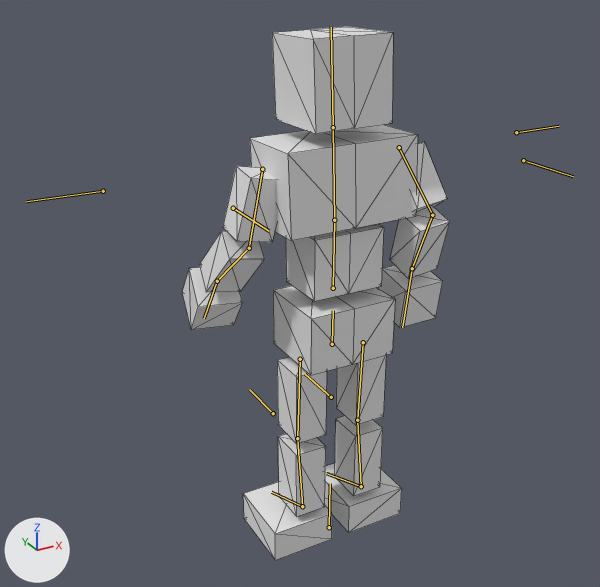
An edit to the glTF model BrowserGame/public/models/animateblend2.glb, drawn before and after from the same camera.
Rendered twice from a camera (50 mm lens) standing at (-10.13, -16.65, 11.14) and looking at (-0.41, 1.02, 2.3). The axes (+X, +Y, +Z) are drawn at lower left. The lights are the same throughout. Both versions are drawn at frame 4 of the action 'chest.walk'; the numbers are the values there. The bones that bend it are drawn over the model as lines. Mesh edges are drawn as thin lines.

The first picture shows '立方体'.
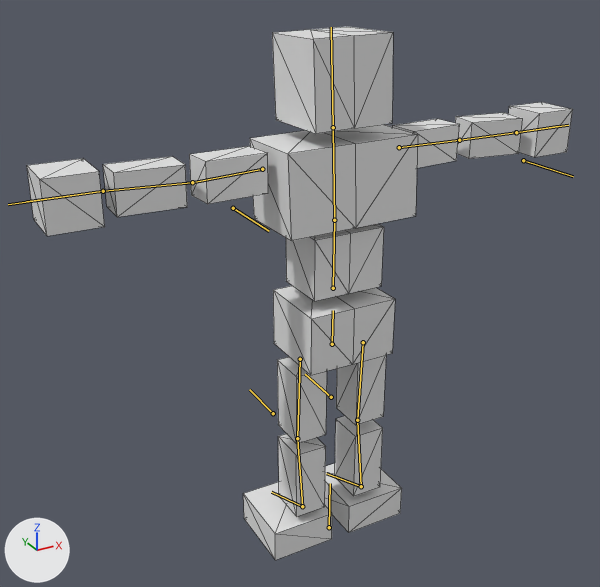
Where the change shows, as pixel boxes [x1, y1, x2, y2] in the pictures (600 x 587 px):
'立方体', posed (103% wider): before [182, 27, 450, 560]; after [27, 27, 573, 560]
bone 'upper arm.R', root to tip: before (262, 169) to (249, 248); after (262, 169) to (192, 182)
bone 'forearm.R', root to tip: before (249, 248) to (217, 281); after (192, 182) to (103, 191)
bone 'hand.R', root to tip: before (217, 281) to (204, 318); after (103, 191) to (8, 204)
bone 'upper arm.L', root to tip: before (399, 147) to (432, 215); after (399, 147) to (459, 140)
bone 'forearm.L', root to tip: before (432, 215) to (412, 268); after (459, 140) to (516, 132)
bone 'hand.L', root to tip: before (412, 268) to (402, 327); after (516, 132) to (568, 125)

What the commit changed:
Bone 'upper arm.R' (bone_upper_arm_r) turns from (-3, 4, 77) to (5, -1, -2) degrees about its own x, y and z.
Bone 'forearm.R' (bone_forearm_r) turns from (-33, 0, 1) to (-6, 0, 0) degrees about its own x, y and z.
Bone 'hand.R' (bone_hand_r) turns from (2, 1, 11) to (1, -1, 0) degrees about its own x, y and z.
Bone 'upper arm.L' (bone_upper_arm_l) turns from (37, -10, -85) to (-8, 2, -2) degrees about its own x, y and z.
Bone 'forearm.L' (bone_forearm_l) turns from (-52, 0, -1) to (13, 0, 0) degrees about its own x, y and z.
Bone 'hand.L' (bone_hand_l) turns from (8, 4, -2) to (-7, 0, 0) degrees about its own x, y and z.
